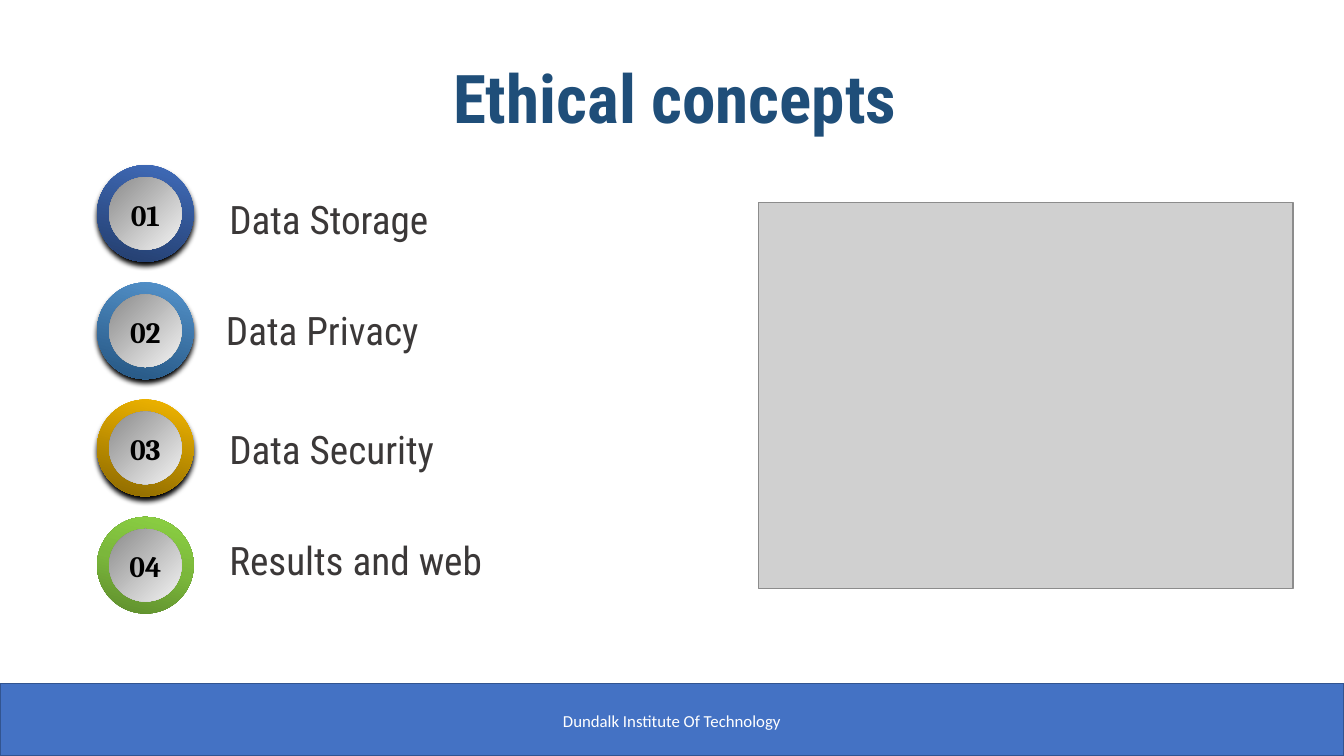
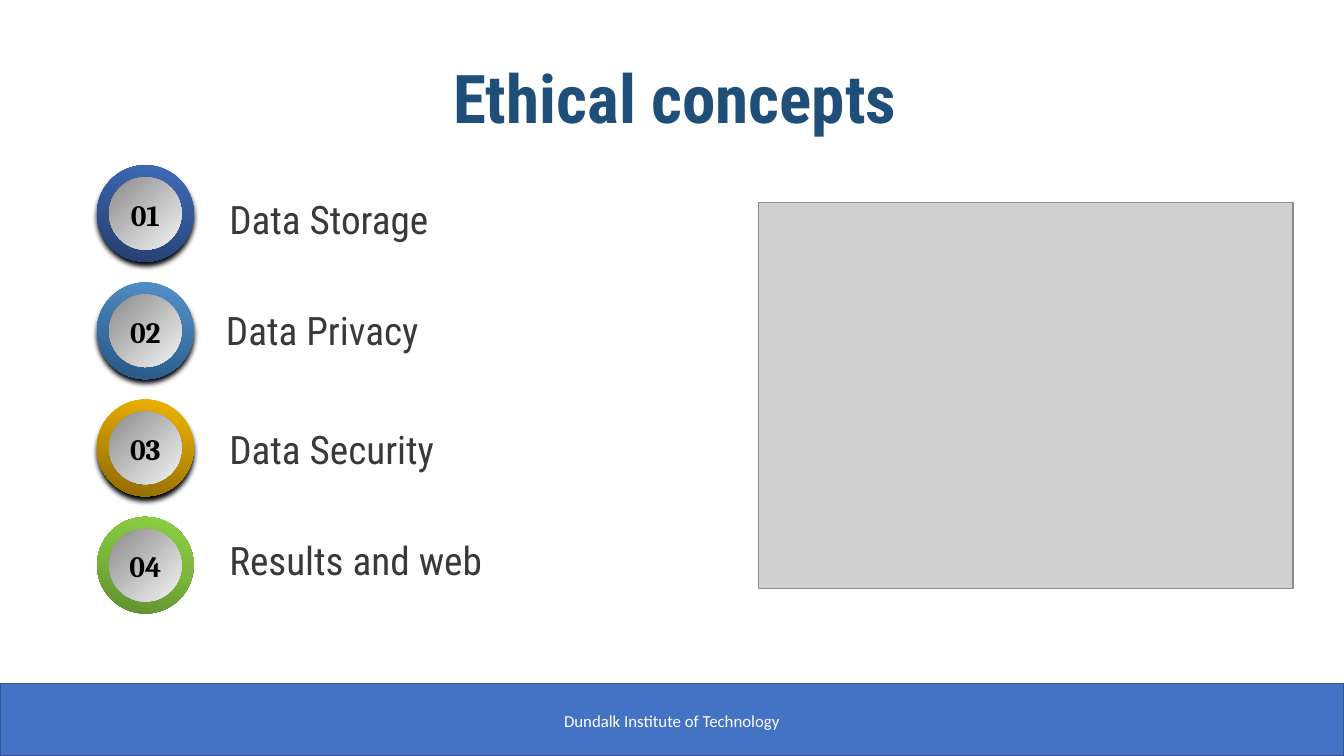
Before and after one commit to sujilkumarkm/desertion_dkit_msc_2022_sep, a slide deck: slide 4 of mani_sujil_dessertation_ppt.pptx. Drawn at 1344x756 pixels with LibreOffice and Linux fonts; fonts in the diff are those of the drawing; grey boxes stand for pictures. Boxes give left, top, right and bottom in pixels: in the first picture for what was removed or moved away, otherwise in the second. Text is boxed around its words. In the diff, an @@ line names an element or a change of style, - is before the commit and + after.

```diff
--- a/mani_sujil_dessertation_ppt.pptx
+++ b/mani_sujil_dessertation_ppt.pptx
@@ text at (x1=564, y1=715, x2=780, y2=730): text changed @@
-Dundalk Institute Of Technology
+Dundalk Institute of Technology
```
Also in this commit, not shown: 6 other slides changed.
